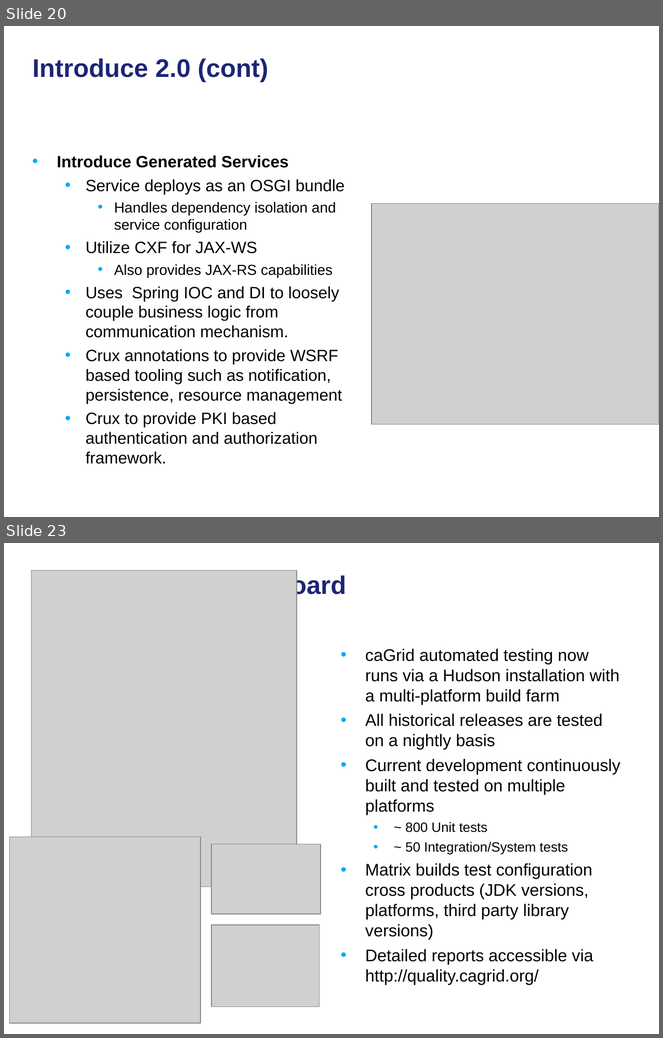
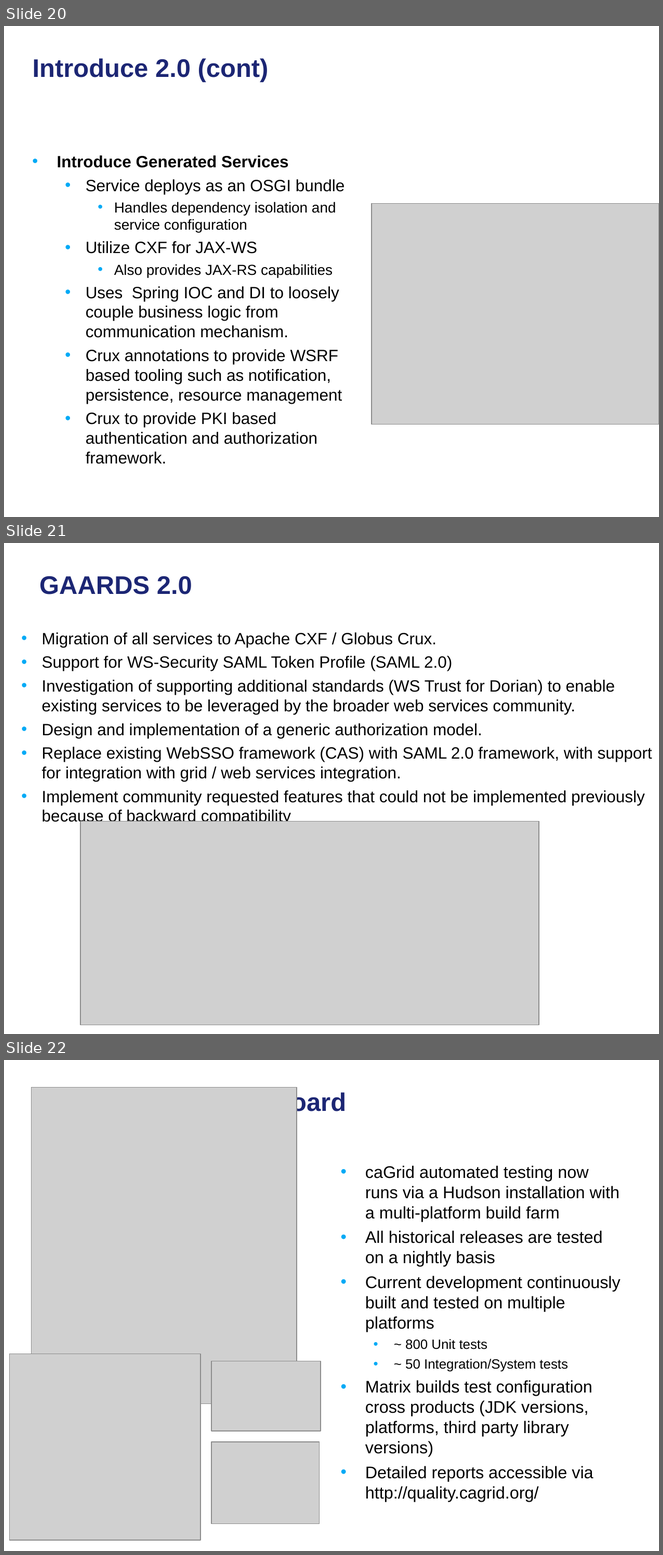
Before and after one commit to NCIP/cagrid-docs, a slide deck: general/presentations/overview/caGrid-Overview-and-Roadmap-GlobusWorld2010.ppt. Shown one above the other, each under a label of ours: slides 20 and 23 before the commit, slides 20, 21 and 22 after it; the slides between them are not shown. The pictures are 663x1038 and 663x1555 pixels, drawn with LibreOffice and Linux fonts; fonts in the diff are those of the drawing; grey boxes stand for pictures; background and template pictures are left out. Boxes give left, top, right and bottom in pixels: in the first picture for what was removed or moved away, otherwise in the second. Text is boxed around its words. In the diff, an @@ line names an element or a change of style, - is before the commit and + after.

```diff
--- a/general/presentations/overview/caGrid-Overview-and-Roadmap-GlobusWorld2010.ppt
+++ b/general/presentations/overview/caGrid-Overview-and-Roadmap-GlobusWorld2010.ppt
@@ slide 21 added at (4, 543, 659, 1034), background picture (left out) @@
@@ title added at (39, 576, 192, 594), 28 pt, text #1C2674, bold @@
+GAARDS 2.0
@@ text added at (42, 632, 652, 825), 18 pt, text #000000 @@
+  • Migration of all services to Apache CXF / Globus Crux.
+  • Support for WS-Security SAML Token Profile (SAML 2.0)
+  • Investigation of supporting additional standards (WS Trust for Dorian) to enable existing services to be leveraged by the broader web services community.
+  • Design and implementation of a generic authorization model.
+  • Replace existing WebSSO framework (CAS) with SAML 2.0 framework, with support for integration with grid / web services integration.
+  • Implement community requested features that could not be implemented previously because of backward compatibility
@@ picture added at (80, 822, 539, 1025) @@
@@ what was slide 23 is now slide 22 @@
```
Also in this commit, not shown: 4 slides changed, 2 slides removed.
